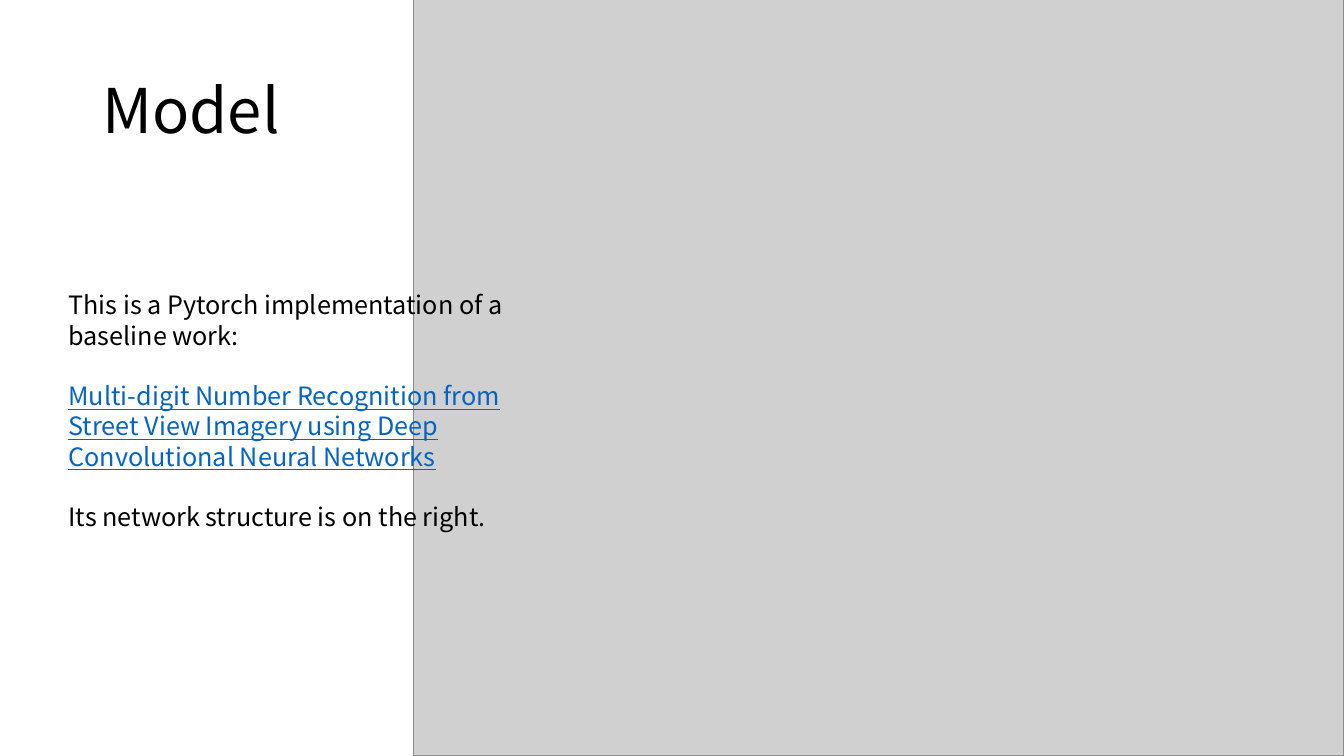
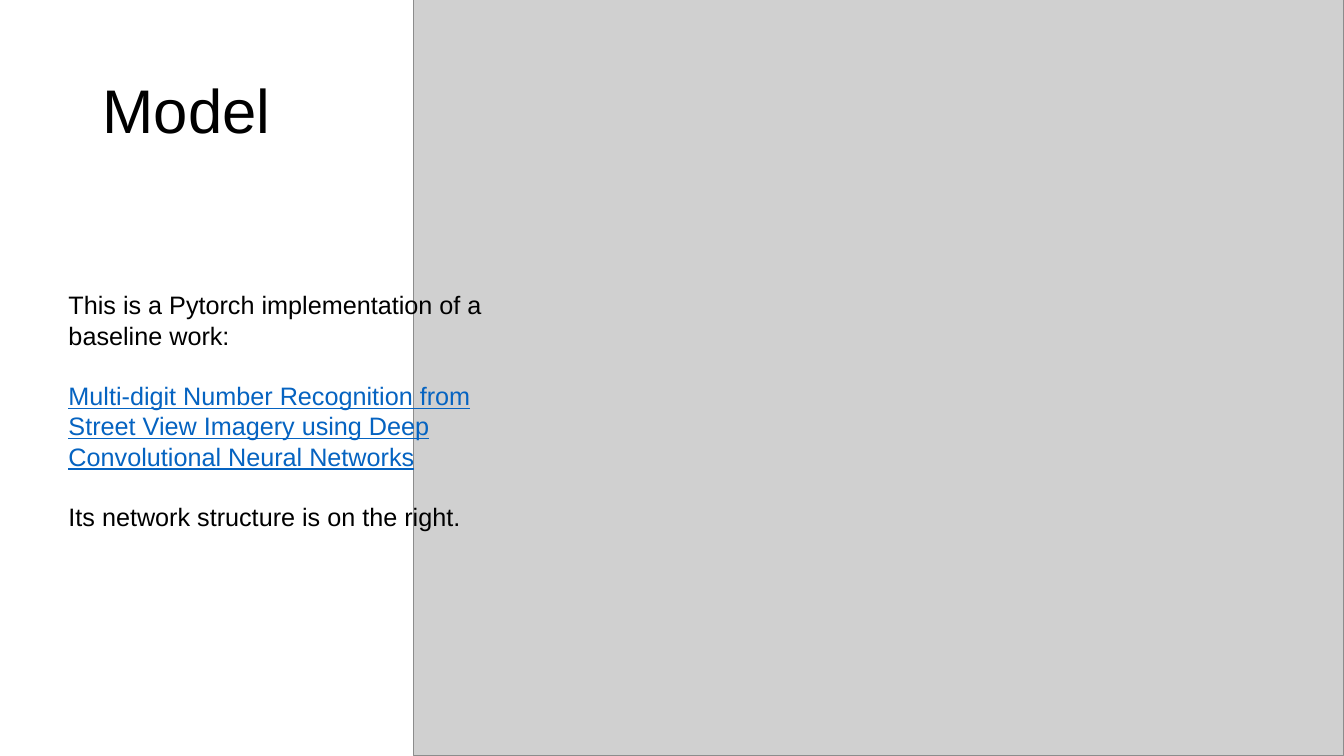
Before and after one commit to MuGeminorum/SVHN-Recognition, a slide deck: slide 2 of report.pptx. Drawn at 1344x756 pixels with LibreOffice and Linux fonts; fonts in the diff are those of the drawing; grey boxes stand for pictures. Boxes give left, top, right and bottom in pixels: in the first picture for what was removed or moved away, otherwise in the second. Text is boxed around its words. In the diff, an @@ line names an element or a change of style, - is before the commit and + after.

```diff
--- a/report.pptx
+++ b/report.pptx
@@ title "Model" at [102,88,270,134]: font Noto Sans CJK SC to Arial @@
@@ text "This is a Pytorch implementation ..." at [68,294,481,532]: font Noto Sans CJK SC to Arial @@
```
Also in this commit, not shown: 8 other slides changed.
